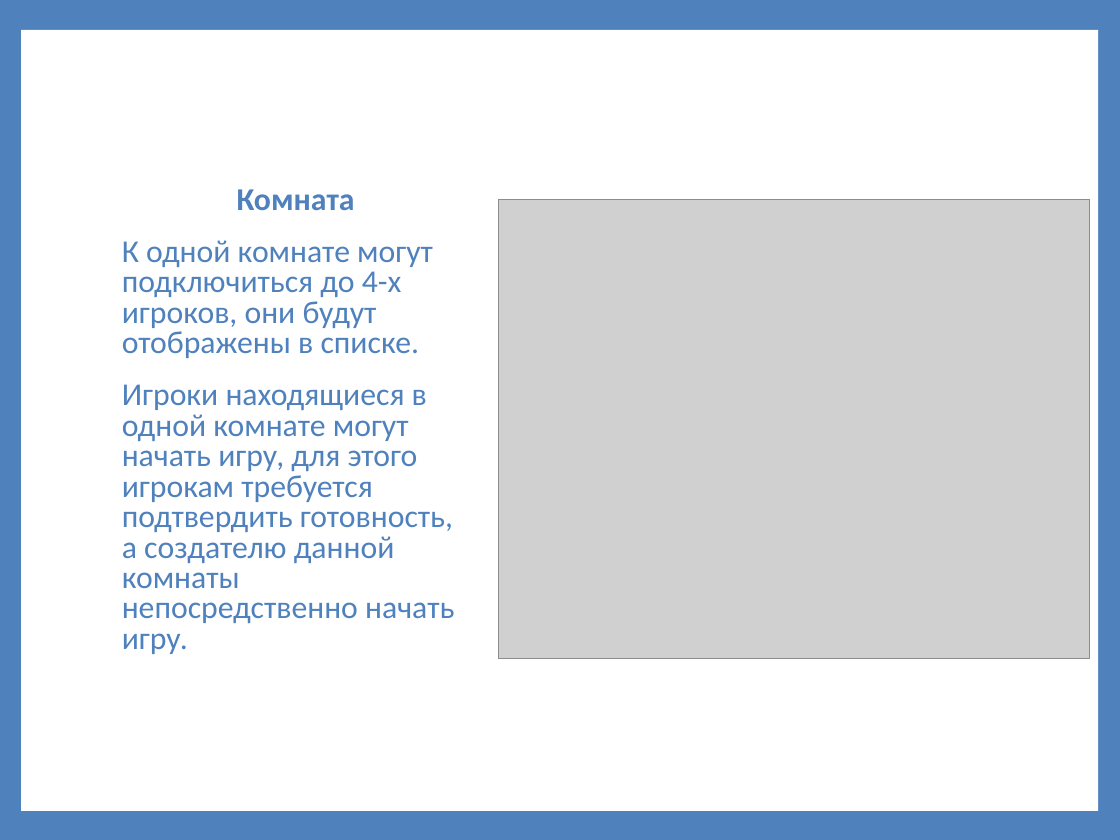
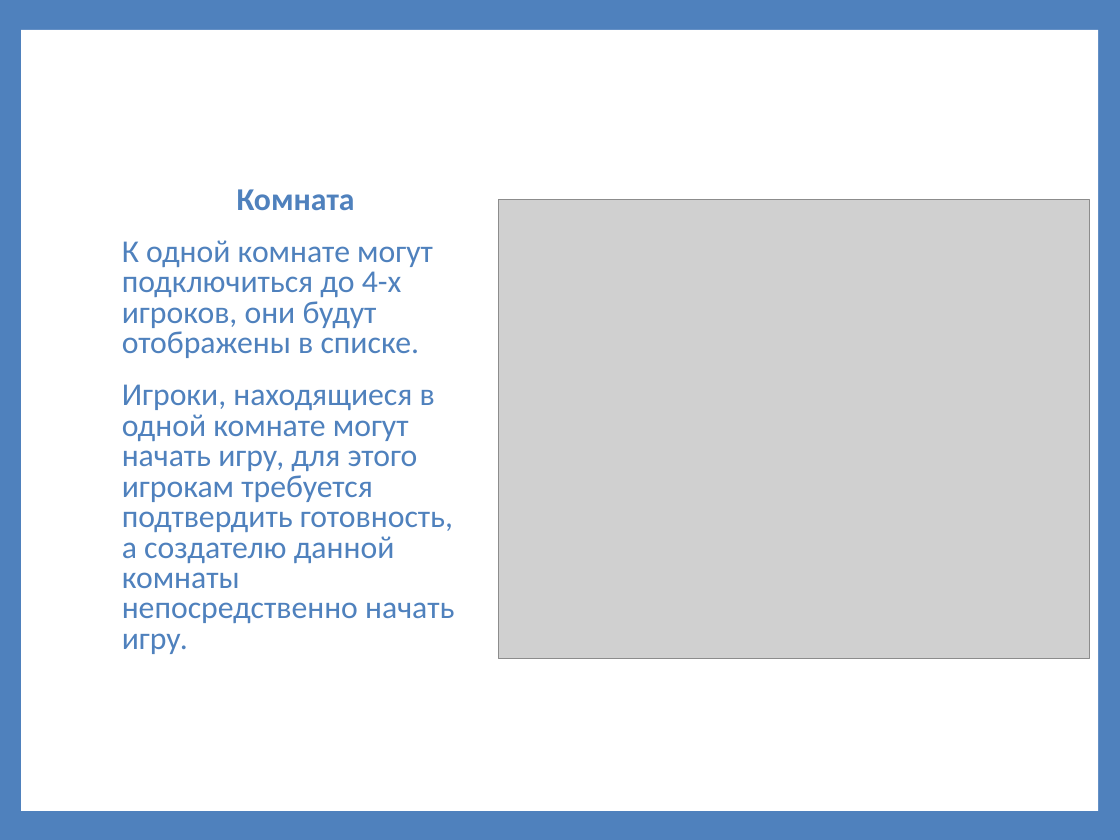
Before and after one commit to prog-kkkmt/pdp-p2-16, a slide deck: slide 6 of Презентация Братцев.pptx. Drawn at 1120x840 pixels with LibreOffice and Linux fonts; fonts in the diff are those of the drawing; grey boxes stand for pictures. Boxes give left, top, right and bottom in pixels: in the first picture for what was removed or moved away, otherwise in the second. Text is boxed around its words. In the diff, an @@ line names an element or a change of style, - is before the commit and + after.

```diff
--- a/Презентация Братцев.pptx
+++ b/Презентация Братцев.pptx
@@ text at (122, 384, 454, 654): text changed @@
-Игроки находящиеся в одной комнате могут начать игру, для этого игрокам требуется подтвердить готовность, а создателю данной комнаты непосредственно начать игру.
+Игроки, находящиеся в одной комнате могут начать игру, для этого игрокам требуется подтвердить готовность, а создателю данной комнаты непосредственно начать игру.
```
Also in this commit, not shown: 2 other slides changed, 1 other file.
